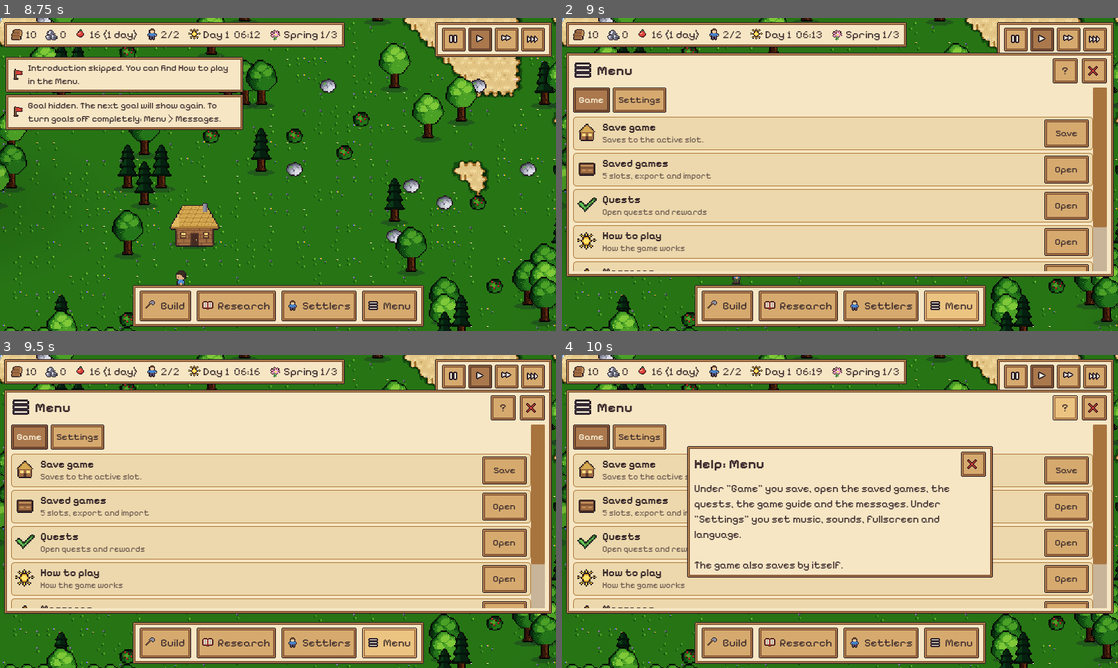
Above: before the commit, frames 1-4 (two rows, left to right).
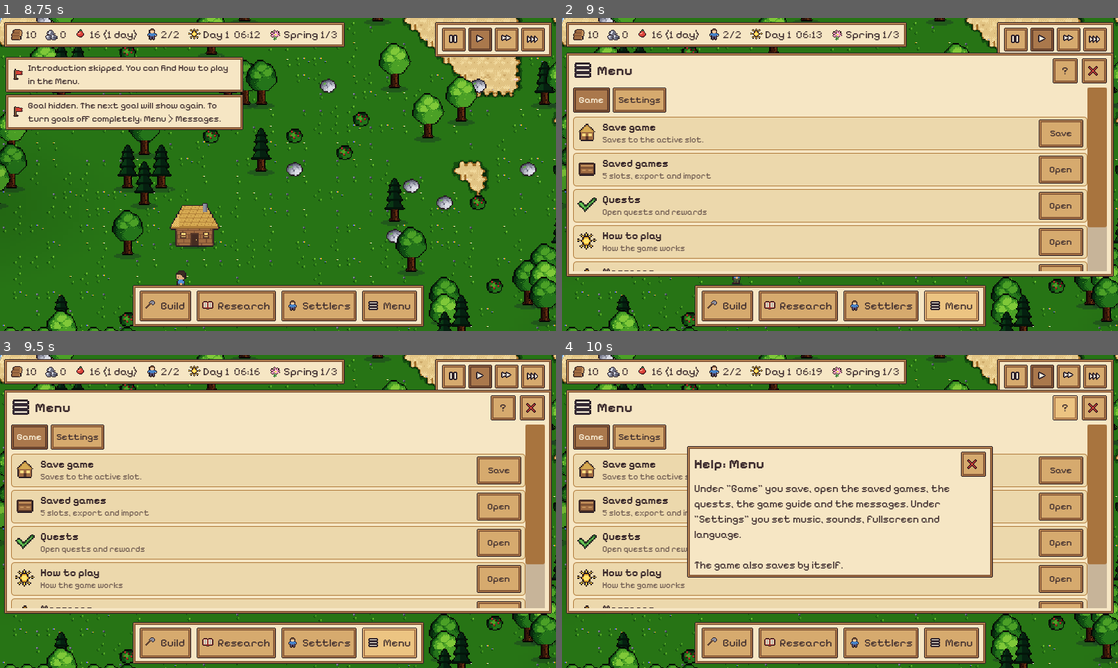
Above: after the commit, the same moments.

Repository: roderichpralle-a11y/New_World
Game: Godot game, scene res://scenes/main.tscn
Two runs of this game, one before a commit and one after it. Both use one fixed random seed, a clock stepped at 60 frames per second and the inputs below.
Inputs (mouse positions are in pixels of both pictures, inside the frame that each line leads up to):
- Up to frame 1 (8.75 s): click "Start game" at 0.5 s; click (455, 39) at 1.27 s; click (478, 39) at 2.02 s; click (505, 39) at 2.77 s; click (533, 39) at 3.52 s; click "Build" at 4.25 s; click "Research" at 5 s; click "Settlers" at 5.75 s; tap Enter at 6.5, 6.6 s; move the mouse to (250, 237) at 6.52 s; hold W 6.53-7.25 s; click (250, 237) at 6.67 s; tap Space at 6.77 s; click "Skip" at 7.25 s; click (200, 68) at 8 s
- Up to frame 2 (9 s): click "Menu" at 8.75 s
- Up to frame 3 (9.5 s): no input
- Up to frame 4 (10 s): click "?" at 9.5 s

Frame 1 is identical in both runs. In frame 2, 1.6% of the frame differs, in the area x 85-98%, y 22-81%; in frame 3, 1.6%; in frame 4, 1.6%.

Commit message:
Inseln: Warentabelle aktualisiert nicht mehr live, bleibt seitlich an ihrer Stelle; dickere Scrollgriffe
Co-Authored-By: Claude Opus 5.5 <noreply@anthropic.com>
Claude-Session: https://claude.ai/code/session_01KDShS7M9ekFLtvu5ctsTBe

Diff:
--- a/scripts/ui/sea_panel.gd
+++ b/scripts/ui/sea_panel.gd
@@ -4,6 +4,7 @@
 
 var hud  # Hud (fuer Meldungen und Kamera)
 var _selected: int = 0
+var _goods_hscroll := 0  # seitliche Stelle der Warentabelle
 var _view: String = "goods"  # goods (Inseln), ships, trip, ship (Route), stop, island (Karte), send
 var _send_sel: Array = []
 var _send_goods: Dictionary = {}
@@ -110,7 +111,7 @@
 	_details = VBoxContainer.new()
 	_details.size_flags_horizontal = Control.SIZE_EXPAND_FILL
 	_scroll.add_child(_details)
-	Sea.islands_changed.connect(refresh)
+	Sea.islands_changed.connect(_on_islands_changed)
 	Game.stock_changed.connect(func():
 		if visible:
 			_update_head())
@@ -142,6 +143,16 @@
 	_update_head()
 	_fill_details()
 	_map.queue_redraw()
+
+
+## Die Warentabelle bleibt stehen, während man sie rollt oder einstellt (josh 2026-10-18): neue Zahlen erst beim
+## Öffnen, beim Reiterwechsel oder nach einem Tipp im Fenster. Die anderen Ansichten folgen weiter sofort.
+func _on_islands_changed() -> void:
+	if _view == "goods" and visible:
+		_update_head()
+		_map.queue_redraw()
+		return
+	refresh()
 
 
 func _update_head() -> void:
@@ -842,6 +853,8 @@
 	hs.horizontal_scroll_mode = ScrollContainer.SCROLL_MODE_AUTO
 	hs.add_child(grid)
 	_details.add_child(hs)
+	# Beim Neuaufbau (z. B. nach dem Tipp auf eine Zahl) seitlich an derselben Stelle bleiben
+	_keep_hscroll(hs, _goods_hscroll)
 	if cols.is_empty():
 		_details.add_child(_hint(tr("Gerade fehlt auf keiner Insel etwas.")))
 	var chips := HFlowContainer.new()
@@ -872,6 +885,15 @@
 
 
 # ---------------------------------------------------------------- Schiffe
+func _keep_hscroll(hs: ScrollContainer, x: int) -> void:
+	await get_tree().process_frame
+	await get_tree().process_frame  # erst nach dem Layout ist die Breite bekannt
+	if not is_instance_valid(hs):
+		return
+	hs.scroll_horizontal = x
+	hs.get_h_scroll_bar().value_changed.connect(func(v): _goods_hscroll = int(v))
+
+
 func _small_btn(text: String, icon: String = "") -> Button:
 	var b := UiTheme.button(text, icon, 34)
 	b.add_theme_font_size_override("font_size", 13)
--- a/scripts/ui/ui_theme.gd
+++ b/scripts/ui/ui_theme.gd
@@ -78,17 +78,35 @@
 	# Scrollleiste
 	var sbg := StyleBoxFlat.new()
 	sbg.bg_color = Color(0.35, 0.25, 0.2, 0.3)
-	sbg.content_margin_left = 10
-	sbg.content_margin_right = 10
+	sbg.content_margin_left = 14  # dicker Griff, gut mit Finger und Maus zu greifen (josh 2026-10-18)
+	sbg.content_margin_right = 14
 	var sg := StyleBoxFlat.new()
 	sg.bg_color = Color("#a8743e")
-	sg.set_corner_radius_all(2)
-	sg.content_margin_left = 10
-	sg.content_margin_right = 10
+	sg.set_corner_radius_all(3)
+	sg.content_margin_left = 14
+	sg.content_margin_right = 14
+	var sgp: StyleBoxFlat = sg.duplicate()
+	sgp.bg_color = Color("#7a5230")
 	t.set_stylebox("scroll", "VScrollBar", sbg)
 	t.set_stylebox("grabber", "VScrollBar", sg)
 	t.set_stylebox("grabber_highlight", "VScrollBar", sg)
-	t.set_stylebox("grabber_pressed", "VScrollBar", sg)
+	t.set_stylebox("grabber_pressed", "VScrollBar", sgp)
+	# Waagrecht genauso (z. B. die breite Warentabelle unter Inseln)
+	var hbg := StyleBoxFlat.new()
+	hbg.bg_color = sbg.bg_color
+	hbg.content_margin_top = 14
+	hbg.content_margin_bottom = 14
+	var hg := StyleBoxFlat.new()
+	hg.bg_color = sg.bg_color
+	hg.set_corner_radius_all(3)
+	hg.content_margin_top = 14
+	hg.content_margin_bottom = 14
+	var hgp: StyleBoxFlat = hg.duplicate()
+	hgp.bg_color = sgp.bg_color
+	t.set_stylebox("scroll", "HScrollBar", hbg)
+	t.set_stylebox("grabber", "HScrollBar", hg)
+	t.set_stylebox("grabber_highlight", "HScrollBar", hg)
+	t.set_stylebox("grabber_pressed", "HScrollBar", hgp)
 	# Tooltip
 	var tip := StyleBoxFlat.new()
 	tip.bg_color = Color("#fff6e0")
Not shown, added: scripts/autoload/hints.gd.uid
